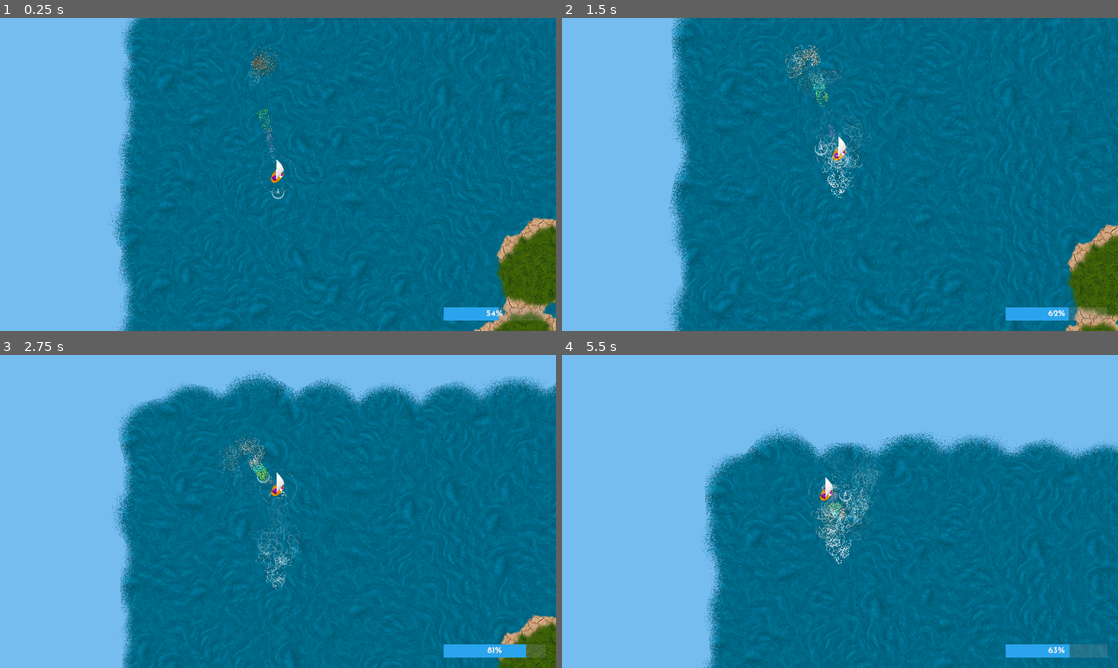
Above: before the commit, frames 1-4 (two rows, left to right).
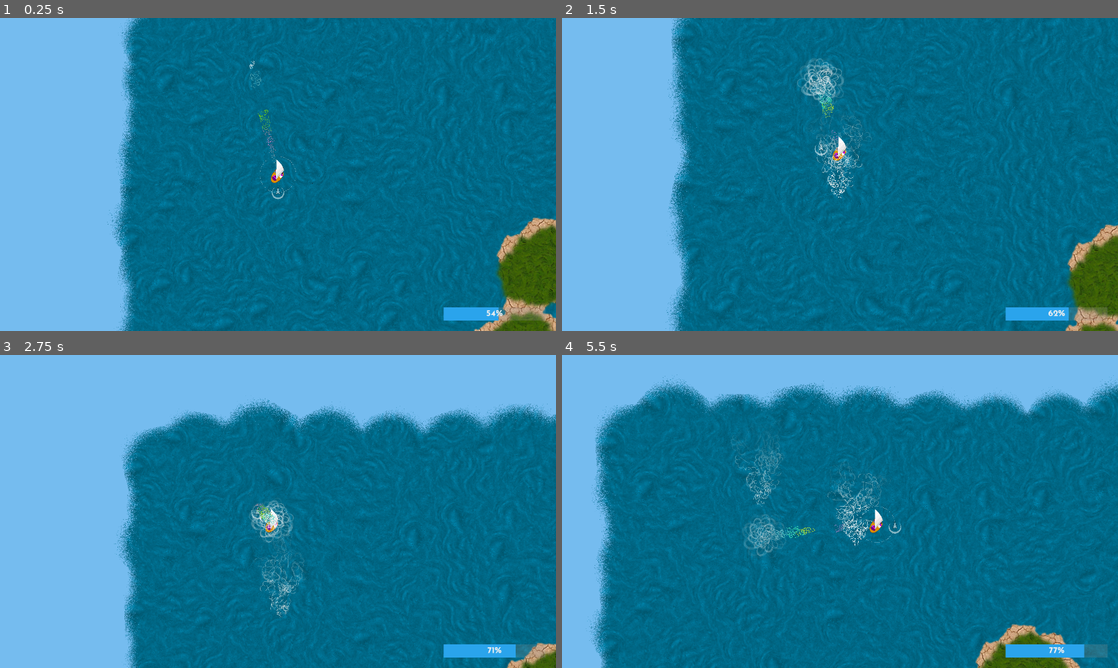
Above: after the commit, the same moments.

Repository: derhannesb/mergicians
Game: Godot game, scene res://scenes/main.tscn
Same seed, same stepped clock (60 frames per second), same inputs: the game is played once before the commit and once after it.
Inputs:
- Up to frame 1 (0.25 s): no input
- Up to frame 2 (1.5 s): hold D (right) 0.53-1.28 s; hold Space (action) 0.53-1.28 s; hold A (left) from 1.28 s (still down); tap Page Up (zoom_in) at 1.35 s
- Up to frame 3 (2.75 s): release A (left) at 2.03 s; hold D (right) from 2.03 s (still down); tap Page Down (zoom_out) at 2.1 s
- Up to frame 4 (5.5 s): tap Space (action) at 2.85 s; release D (right) at 3.53 s; hold A (left) from 3.53 s (still down); tap Page Up (zoom_in) at 3.6 s; tap Page Down (zoom_out) at 4.35 s; hold Space (action) from 5.03 s (still down)

The runs differ from the first frame. In frame 1, 0.3% of the frame differs, in the area x 44-51%, y 7-47%; in frame 2, 1.0%; in frame 3, 15%; in frame 4, 36%, in the area x 4-100%, y 6-100%.

Commit message:
add movability to storms

Diff:
--- a/scenes/Storm.gd
+++ b/scenes/Storm.gd
@@ -9,6 +9,9 @@
 export var inner_radius = 20
 export var outer_radius = 1000
 
+var speed_factor = 0.01
+var direction = Vector2(0,0)
+
 func _ready():
 	var circle = CircleShape2D.new()
 	$Area2D/C2DInner.shape = circle
@@ -18,7 +21,11 @@
 	$Area2D/C2DOuter.shape = circle
 	$Area2D/C2DOuter.shape.radius = outer_radius
 
+	randomize()
+	direction = Vector2(rand_range(0,1), rand_range(0,1)) * energy * speed_factor
+
 func _physics_process(delta):
+	position += direction
 	for body in trapped:
 		var distance = body.global_position.distance_to(global_position)
 		if (distance <= inner_radius):
--- a/scenes/Storm.tscn
+++ b/scenes/Storm.tscn
@@ -1,13 +1,12 @@
-[gd_scene load_steps=10 format=2]
+[gd_scene load_steps=8 format=2]
 
 [ext_resource path="res://scenes/Storm.gd" type="Script" id=1]
-[ext_resource path="res://gfx/cloud-medium.png" type="Texture" id=2]
-[ext_resource path="res://gfx/cloud-shape1.png" type="Texture" id=3]
+[ext_resource path="res://gfx/cloud-shape1.png" type="Texture" id=2]
 
 [sub_resource type="Gradient" id=1]
 
-offsets = PoolRealArray( 0, 0.343195, 1 )
-colors = PoolColorArray( 1, 1, 1, 1, 1, 1, 1, 1, 1, 1, 1, 0 )
+offsets = PoolRealArray( 0, 0.476667, 1 )
+colors = PoolColorArray( 1, 1, 1, 1, 1, 1, 1, 0, 1, 1, 1, 0 )
 
 [sub_resource type="GradientTexture" id=2]
 
@@ -20,7 +19,7 @@
 min_value = 0.0
 max_value = 1.0
 bake_resolution = 100
-_data = [ Vector2( 0, 0 ), 0.0, -0.0928008, 0, 0, Vector2( 1, 1 ), 0.0, 0.0, 0, 0 ]
+_data = [ Vector2( 0, 0.00585938 ), 0.0, -0.0928008, 0, 0, Vector2( 0.657569, 0 ), -3.90928, 0.0, 0, 0 ]
 
 [sub_resource type="CurveTexture" id=4]
 
@@ -39,53 +38,34 @@
 spread = 45.0
 flatness = 0.0
 gravity = Vector3( 0, 0, 0 )
-initial_velocity = 1.0
+initial_velocity = 0.0
 initial_velocity_random = 0.0
 angular_velocity = 180.0
-angular_velocity_random = 0.5
-orbit_velocity = 0.0
+angular_velocity_random = 0.25
+orbit_velocity = 100.0
 orbit_velocity_random = 0.0
 linear_accel = 0.0
 linear_accel_random = 0.0
-radial_accel = 100.0
+radial_accel = 0.0
 radial_accel_random = 0.0
 tangential_accel = 0.0
 tangential_accel_random = 0.0
-damping = 10.0
+damping = 100.0
 damping_random = 0.0
-angle = 0.0
+angle = 100.0
 angle_random = 0.0
-scale = 0.2
-scale_random = 0.0
+scale = 0.5
+scale_random = 0.1
 scale_curve = SubResource( 4 )
 color_ramp = SubResource( 2 )
 hue_variation = 0.0
 hue_variation_random = 0.0
-anim_speed = 0.0
-anim_speed_random = 0.0
+anim_speed = 100.0
+anim_speed_random = 1.0
 anim_offset = 0.0
 anim_offset_random = 0.0
-anim_loop = false
-_sections_unfolded = [ "Color", "Gravity", "Orbit Velocity", "Scale" ]
-
-[sub_resource type="Animation" id=6]
-
-resource_name = "Rotation"
-length = 2.0
-loop = true
-step = 0.1
-tracks/0/type = "value"
-tracks/0/path = NodePath(".:rotation_degrees")
-tracks/0/interp = 1
-tracks/0/loop_wrap = true
-tracks/0/imported = false
-tracks/0/enabled = true
-tracks/0/keys = {
-"times": PoolRealArray( 0, 1, 2 ),
-"transitions": PoolRealArray( 1, 1, 1 ),
-"update": 0,
-"values": [ 0.0, 180.0, 359.0 ]
-}
+anim_loop = true
+_sections_unfolded = [ "Angle", "Angular Velocity", "Animation", "Color", "Damping", "Gravity", "Initial Velocity", "Linear Accel", "Orbit Velocity", "Radial Accel", "Scale", "Tangential Accel" ]
 
 [node name="Storm" type="Node2D" index="0" groups=[
 "storm",
@@ -104,58 +84,26 @@
 
 [node name="Particles2D" type="Particles2D" parent="Graphics" index="0"]
 
+scale = Vector2( 2, 2 )
 emitting = true
 amount = 64
-lifetime = 1.5
+lifetime = 10.0
 one_shot = false
-preprocess = 1.0
-speed_scale = 1.0
+preprocess = 0.0
+speed_scale = 5.0
 explosiveness = 0.0
 randomness = 0.0
 fixed_fps = 0
 fract_delta = true
 visibility_rect = Rect2( -100, -100, 200, 200 )
-local_coords = false
+local_coords = true
 draw_order = 0
 process_material = SubResource( 5 )
 texture = ExtResource( 2 )
 normal_map = null
 h_frames = 1
 v_frames = 1
-_sections_unfolded = [ "Drawing", "Material", "Process Material", "Textures", "Time" ]
-
-[node name="Particles2D2" type="Particles2D" parent="Graphics" index="1"]
-
-emitting = true
-amount = 32
-lifetime = 1.5
-one_shot = false
-preprocess = 0.0
-speed_scale = 1.0
-explosiveness = 0.0
-randomness = 0.0
-fixed_fps = 0
-fract_delta = true
-visibility_rect = Rect2( -100, -100, 200, 200 )
-local_coords = false
-draw_order = 0
-process_material = SubResource( 5 )
-texture = ExtResource( 3 )
-normal_map = null
-h_frames = 1
-v_frames = 1
-_sections_unfolded = [ "Drawing", "Material", "Process Material", "Textures", "Transform" ]
-
-[node name="AnimationPlayer" type="AnimationPlayer" parent="Graphics" index="2"]
-
-root_node = NodePath("..")
-autoplay = "Rotation"
-playback_process_mode = 1
-playback_default_blend_time = 0.0
-playback_speed = 2.0
-anims/Rotation = SubResource( 6 )
-blend_times = [  ]
-_sections_unfolded = [ "Playback Options" ]
+_sections_unfolded = [ "Drawing", "Material", "Process Material", "Textures", "Time", "Transform", "Visibility", "Z Index" ]
 
 [node name="Area2D" type="Area2D" parent="." index="1"]
 
